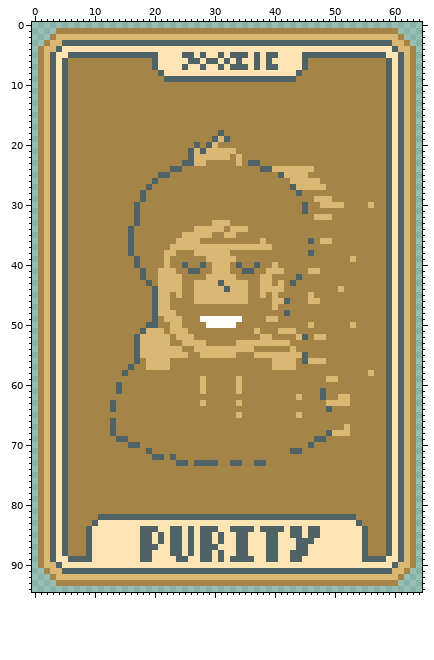
A sprite sheet gets an edit: assets/1x/bttiPurity.png. The picture above was drawn from the file before the commit.
The file is 65x95 pixels.
And afterwards:
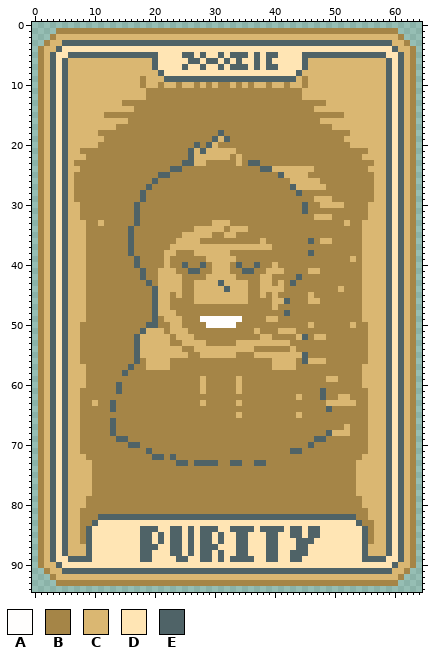
Palette (. is transparent): A #fffefd  B #a58547  C #dab772  D #ffe5b4  E #4f6367
The exact change:
Changed rows in their new state; - is an unchanged pixel.
first column x 6:
 6 CCCCCCCCCCCCCC--------------------------CCCCCCCCCCCCC
 7 CCCCCCCCCCCCCC--------------------------CCCCCCCCCCCCC
 8 CCCCCCCCCCCCCCC------------------------CCCCCCCCCCCCCC
 9 CCCCCCCCCCCC-CCC----------------------C-CCCCCCCCCCCCC
10 CCCCCCCCCCCC-CC-CC-CC-C-C--C-C-CC-CC-CC-CCCCCCCCCCCCC
11 CCCCCCCCCCCCC--------------------------CCCCCCCCCCCCCC
12 CCCCCCCCCCCCC--------------------------CCCCCCCCCCCCCC
13 CCCCCCCCC----------------------------------CCCCCCCCCC
14 CCCCCCCCCCC------------------------------CCCCCCCCCCCC
15 CCCCCC----------------------------------------CCCCCCC
16 CCCCCCCCCC--------------------------------CCCCCCCCCCC
17 CCCCCCCC------------------------------------CCCCCCCCC
18 CCCCC------------------------------------------CCCCCC
19 CCCCCC----------------------------------------CCCCCCC
20 CCCCC------------------------------------------CCCCCC
21 CC------------------------------------------------CCC
22 CCC----------------------------------------------CCCC
23 C--------------------------------------------------CC
24 CC------------------------------------------------CCC
25 C--------------------------------------------------CC
26 C--------------------------------------------------CC
27 C--------------------------------------------------CC
28 C--------------------------------------------------CC
29 C--------------------------------------------------CC
30 CC-------------------------------------------------CC
31 CC------------------------------------------------CCC
32 CC------------------------------------------------CCC
33 CCC--C----------------------------------------C--CCCC
34 CCC----------------------------------------------CCCC
35 CCC----------------------------------------------CCCC
36 CCC----------------------------------------------CCCC
37 CCC----------------------------------------------CCCC
38 CCC----------------------------------------------CCCC
39 CCC----------------------------------------------CCCC
40 CCC----------------------------------------------CCCC
41 CCC----------------------------------------------CCCC
42 CCC----------------------------------------------CCCC
43 CCC----------------------------------------------CCCC
44 CCC----------------------------------------------CCCC
45 CCC----------------------------------------------CCCC
46 CCC----------------------------------------------CCCC
47 CCC----------------------------------------------CCCC
48 CCC----------------------------------------------CCCC
49 CCC----------------------------------------------CCCC
50 CC------------------------------------------------CCC
51 CC------------------------------------------------CCC
52 CC------------------------------------------------CCC
53 CC------------------------------------------------CCC
54 CC------------------------------------------------CCC
55 CC------------------------------------------------CCC
56 CC------------------------------------------------CCC
57 CCC----------------------------------------------CCCC
58 CCC----------------------------------------------C-CC
59 CCC----------------------------------------------CCCC
60 CCC----------------------------------------------CCCC
61 CC------------------------------------------------CCC
62 CC------------------------------------------------CCC
63 CC--C------------------------------------------C--CCC
64 CC------------------------------------------------CCC
65 CC------------------------------------------------CCC
66 CC------------------------------------------------CCC
67 CC------------------------------------------------CCC
68 CC------------------------------------------------CCC
69 CC------------------------------------------------CCC
70 CC------------------------------------------------CCC
71 CC------------------------------------------------CCC
72 CCC----------------------------------------------CCCC
73 CCCC--------------------------------------------CCCCC
74 CCCC--------------------------------------------CCCCC
75 CCCC--------------------------------------------CCCCC
76 CCCC--------------------------------------------CCCCC
77 CCCC--------------------------------------------CCCCC
78 CCCC--------------------------------------------CCCCC
79 CCC----------------------------------------------CCCC
80 CCC----------------------------------------------CCCC
81 CC------------------------------------------------CCC
82 CC------------------------------------------------CCC
83 CC-------------------------------------------------CC
84 CC-------------------------------------------------CC
85 CC-------------------------------------------------CC
86 CC-------------------------------------------------CC
87 CCC-----------------------------------------------CCC
88 CCC-----------------------------------------------CCC
